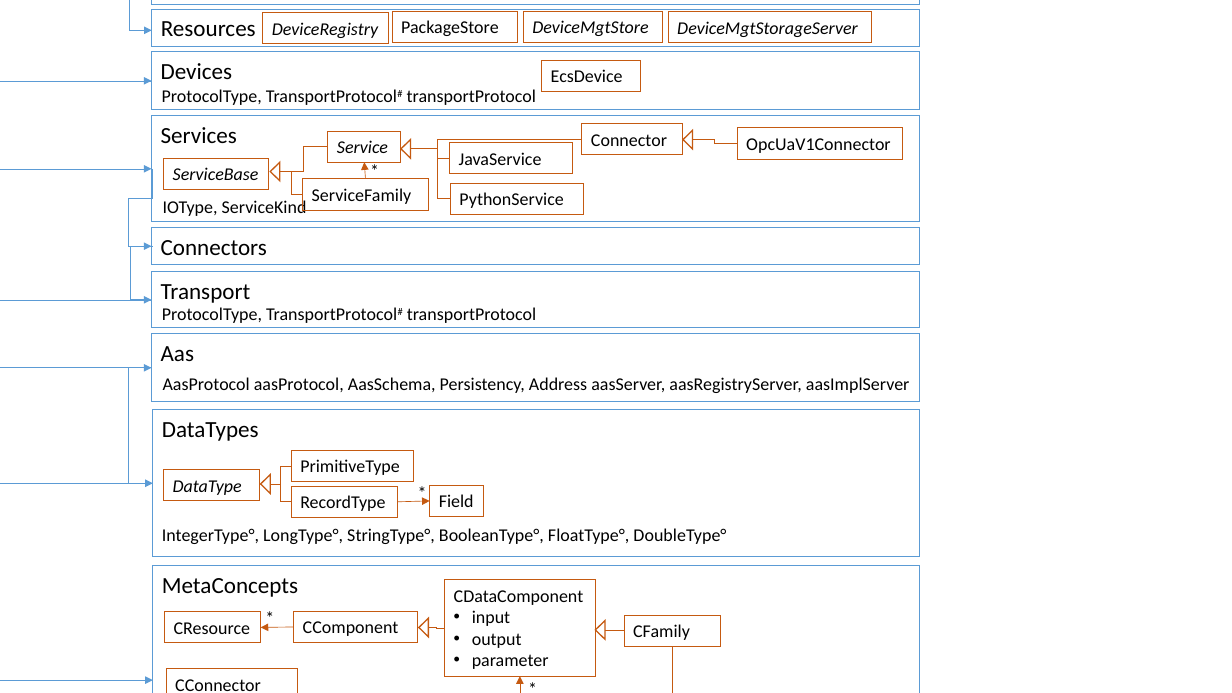
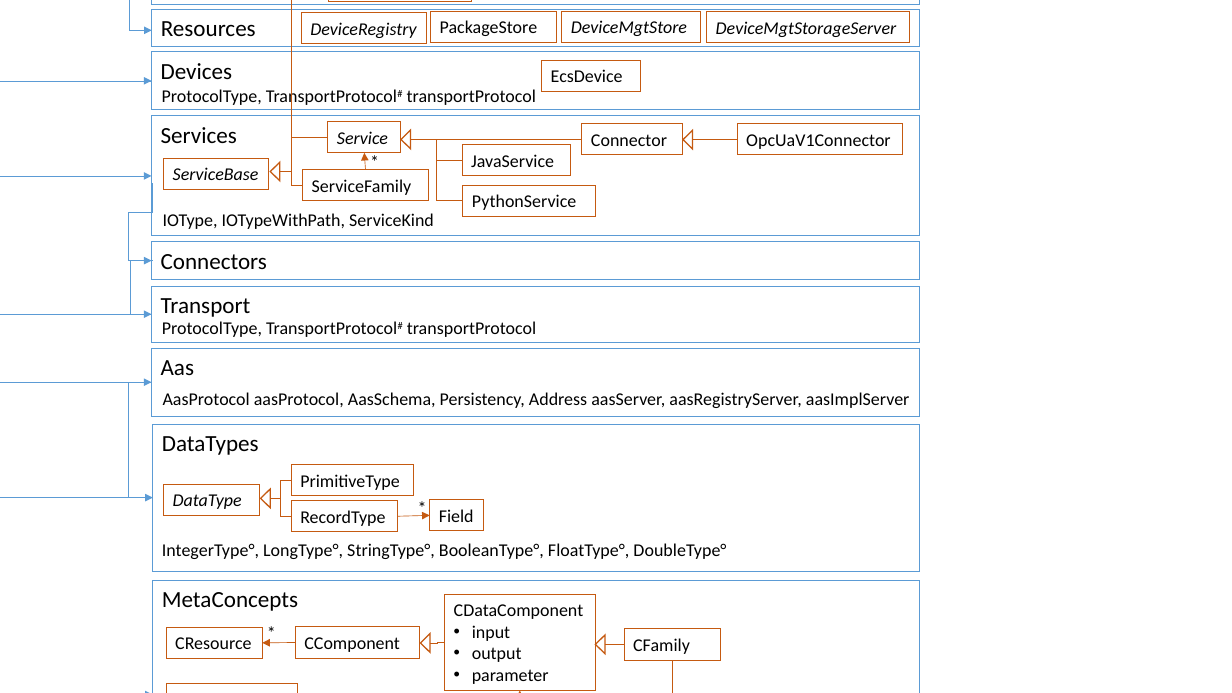
Before and after one commit to iip-ecosphere/platform, a slide deck: slide 29 of platform/documentation/src/HandbookFigures.pptx. Drawn at 1232x693 pixels with LibreOffice and Linux fonts; fonts in the diff are those of the drawing. Boxes give left, top, right and bottom in pixels: in the first picture for what was removed or moved away, otherwise in the second. Text is boxed around its words. In the diff, an @@ line names an element or a change of style, - is before the commit and + after.

```diff
--- a/platform/documentation/src/HandbookFigures.pptx
+++ b/platform/documentation/src/HandbookFigures.pptx
@@ elbow line added from (280, 172) to (329, 0), #C55A11 0.5 pt @@
@@ rectangle added at <box>329,0,472,2</box>, outline #C55A11 0.75 pt, 14 pt, text #000000 @@
+SubServiceMesh
@@ 4 rectangles: place and size @@
-4 rectangles at <box>262,11,872,44</box>
+4 rectangles at <box>301,11,910,44</box>
@@ elbow arrow moved from (152, 81) - (152, 169) to (152, 81) - (152, 176) @@
@@ rectangle "Services": place and size @@
-rectangle "Services" at <box>152,116,920,222</box>
+rectangle "Services" at <box>152,116,920,236</box>
@@ elbow line moved from (280, 172) - (328, 147) to (280, 172) - (328, 138) @@
@@ elbow line moved from (410, 149) - (582, 140) to (410, 140) - (582, 140) @@
@@ elbow line moved from (410, 149) - (450, 199) to (410, 140) - (463, 201) @@
@@ elbow line moved from (410, 149) - (449, 158) to (410, 140) - (462, 161) @@
@@ rectangle "JavaService": place and size @@
-rectangle "JavaService" at <box>449,142,572,174</box>
+rectangle "JavaService" at <box>462,145,571,177</box>
@@ elbow line moved from (693, 140) - (738, 143) to (693, 140) - (738, 140) @@
@@ rectangle "OpcUaV1Connector": place and size @@
-rectangle "OpcUaV1Connector" at <box>738,128,902,159</box>
+rectangle "OpcUaV1Connector" at <box>738,124,902,155</box>
@@ elbow line moved from (280, 172) - (303, 194) to (280, 172) - (303, 185) @@
@@ 2 rectangles, 1 text, 1 triangle, 1 arrow: place and size @@
-2 rectangles, 1 text, 1 triangle, 1 arrow at <box>303,131,429,211</box>
+2 rectangles, 1 text, 1 triangle, 1 arrow at <box>303,122,429,201</box>
@@ rectangle "PythonService": place and size @@
-rectangle "PythonService" at <box>450,183,583,214</box>
+rectangle "PythonService" at <box>463,185,596,216</box>
@@ text at <box>163,213,434,229</box>: text changed @@
-IOType, ServiceKind
+IOType, IOTypeWithPath, ServiceKind
@@ 14 rectangles, 6 texts, 5 elbow arrows, 4 elbow lines, 3 triangles, 2 arrows: place and size @@
-14 rectangles, 6 texts, 5 elbow arrows, 4 elbow lines, 3 triangles, 2 arrows at <box>128,169,920,693</box>
+14 rectangles, 6 texts, 5 elbow arrows, 4 elbow lines, 3 triangles, 2 arrows at <box>128,183,920,693</box>
@@ elbow arrow moved from (672, 646) - (520, 677) to (672, 660) - (520, 690) @@
```
Also in this commit, not shown: 1 other slide changed, 2 other files.
